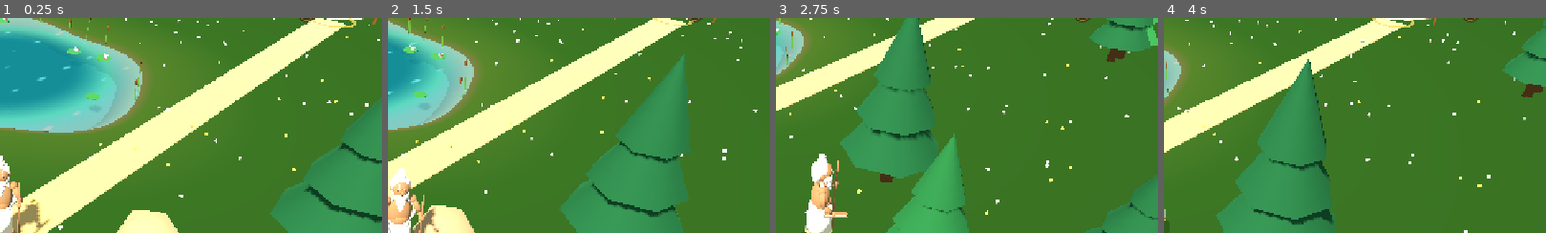
Above: before the commit, frames 1-4 (left to right).
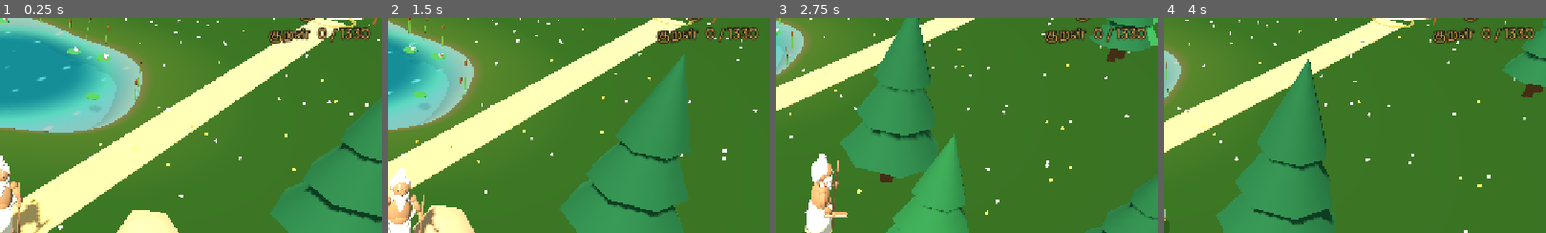
Above: after the commit, the same moments.

Repository: adhavan18/valluvar-pond
Game: Godot game, scene res://main.tscn
The game is run twice, just before and just after one commit, with the same random seed, the same clock (stepped at 60 frames per second) and the same inputs.
Inputs (mouse positions are % of the whole screen's width and height, from its top left):
- Up to frame 1 (0.25 s): no input
- Up to frame 2 (1.5 s): tap Enter at 0.5, 1.35 s; move the mouse to (72, 45) at 0.52 s; hold Right (ui_right) 0.53-1.28 s; tap E at 0.6 s; click (72, 45) at 0.67 s; tap Space at 0.77 s; move the mouse to (30, 55) at 1.27 s; hold Down (ui_down) from 1.28 s (still down)
- Up to frame 3 (2.75 s): tap Space at 1.52 s; move the mouse to (60, 28) at 2.02 s; release Down (ui_down) at 2.03 s; hold Right (ui_right) from 2.03 s (still down); tap E at 2.1 s
- Up to frame 4 (4 s): move the mouse to (45, 70) at 2.77 s; release Right (ui_right) at 2.78 s; hold Up (ui_up) 2.78-3.53 s; tap Enter at 2.85 s; click (45, 70) at 2.92 s; tap Space at 3.02, 3.77 s; move the mouse to (80, 65) at 3.52 s; hold Left (ui_left) from 3.53 s (still down); tap E at 3.6 s
The pictures show only the part of the screen within x 50-100%, y 6-56%; the shares and areas given below are measured in that part.

The runs differ from the first frame. In frame 1, 1.1% of the frame differs, in the area x 70-97%, y 4-12%; in frame 2, 1.1%; in frame 3, 1.1%; in frame 4, 1.1%.

Commit message:
full map: bring in the pond fixes, read-aloud, phone layout and a kural count
blanks draw in every browser, the school and hut read the kural aloud, the interface
re-flows on upright phones, and completed kurals are counted across all three games.

Co-authored-by: Tamil Adhavan S K <99407456+adhavan18@users.noreply.github.com>

Diff:
--- a/project.godot
+++ b/project.godot
@@ -6,6 +6,8 @@
 config/name="Valluvar's Pond"
 config/description="Thiruvalluvar fishes for the missing words of his Kurals."
 run/main_scene="res://main.tscn"
+boot_splash/show_image=false
+boot_splash/bg_color=Color(0.106, 0.071, 0.047, 1)
 config/features=PackedStringArray("4.7", "Mobile")
 
 [display]
@@ -20,3 +22,7 @@
 renderer/rendering_method="mobile"
 anti_aliasing/quality/msaa_3d=2
 environment/defaults/default_clear_color=Color(0.62, 0.8, 0.86, 1)
+
+[audio]
+
+general/text_to_speech=true
--- a/scripts/data.gd
+++ b/scripts/data.gd
@@ -6,6 +6,8 @@
 static var word_pool: Array[String] = []
 static var wisdom := 0
 static var best_fishing := 0
+## Ids of the Kurals completed in any game.
+static var collected := {}
 
 static func load_all() -> void:
 	var f := FileAccess.open("res://data/kurals.json", FileAccess.READ)
@@ -21,12 +23,18 @@
 	if cfg.load("user://save.cfg") == OK:
 		best_fishing = int(cfg.get_value("game", "best", 0))
 		wisdom = int(cfg.get_value("game", "wisdom", 0))
+		for id in cfg.get_value("game", "collected", []):
+			collected[int(id)] = true
 
 static func save() -> void:
 	var cfg := ConfigFile.new()
 	cfg.set_value("game", "best", best_fishing)
 	cfg.set_value("game", "wisdom", wisdom)
+	cfg.set_value("game", "collected", collected.keys())
 	cfg.save("user://save.cfg")
+
+static func collect(k: Dictionary) -> void:
+	collected[int(k["id"])] = true
 
 ## The words of a line, without punctuation.
 static func words(line: String) -> Array[String]:
--- a/scripts/fish.gd
+++ b/scripts/fish.gd
@@ -6,6 +6,9 @@
 enum State { WANDER, CHASE, BITING, FLEE, CAUGHT }
 
 const DEPTH := World.WATER_Y - 0.13
+
+## Words grow when the camera stands further back (upright phones), so they stay readable.
+static var label_boost := 1.0
 
 var word := ""
 var golden := false
@@ -110,6 +113,7 @@
 
 func _process(delta: float) -> void:
 	_t += delta
+	label.pixel_size = 0.0058 * label_boost
 	if state == State.CAUGHT:
 		_tail.rotation.y = sin(_t * 30.0) * 0.7
 		return
--- a/scripts/fishing.gd
+++ b/scripts/fishing.gd
@@ -9,8 +9,8 @@
 
 enum State { MENU, IDLE, CASTING, WAITING, BITE, LANDING, OVER }
 
-const START_TIME := 60.0
-const MAX_TIME := 75.0
+const START_TIME := 75.0
+const MAX_TIME := 90.0
 const FISH_COUNT := 5
 const FISH_COLORS := [Color(0.95, 0.52, 0.2), Color(0.96, 0.93, 0.88), Color(0.86, 0.26, 0.2), Color(0.98, 0.72, 0.3), Color(0.9, 0.6, 0.5)]
 
@@ -217,7 +217,7 @@
 		fishes.append(f)
 
 func _fish_speed() -> float:
-	return (1.05 + minf(streak, 12) * 0.11) * (1.5 if storm else 1.0)
+	return (0.85 + minf(streak, 12) * 0.09) * (1.5 if storm else 1.0)
 
 func _set_storm(on: bool) -> void:
 	rain.emitting = on
@@ -302,6 +302,8 @@
 func _hook() -> void:
 	var f := biter
 	biter = null
+	if f != golden:
+		Sfx.say(f.word)   # hear the word that was hooked, right or wrong
 	valluvar.strike()
 	if f == golden:
 		_land(f, true)
@@ -356,10 +358,13 @@
 		return
 	streak += 1
 	caught += 1
+	# Then the whole Kural, now complete.
+	Sfx.say(", ".join(Data.lines_of(q_kural)), false)
 	var gain := (10 + 2 * mini(streak, 10)) * (2 if storm else 1)
 	score += gain
 	Data.wisdom += gain
-	time_left = minf(MAX_TIME, time_left + 6.0)
+	Data.collect(q_kural)
+	time_left = minf(MAX_TIME, time_left + 8.0)
 	hud.set_score(score, streak)
 	hud.show_kural(q_lines, q_line, q_index, true, str(q_kural["en"]), "Kural %d · %s" % [int(q_kural["id"]), str(q_kural["chTa"])])
 	hud.banner("%s  +%d" % [answer, gain])
@@ -465,7 +470,7 @@
 	if golden:
 		all.append(golden)
 	for f in all:
-		if f.state == Fish.State.WANDER and f.position.distance_to(bobber.position) < 2.5:
+		if f.state == Fish.State.WANDER and f.position.distance_to(bobber.position) < 2.9:
 			f.chase(bobber.position)
 		if f.state == Fish.State.CHASE and Vector2(f.position.x - bobber.position.x, f.position.z - bobber.position.z).length() < 0.42:
 			_bite(f, all)
@@ -478,7 +483,7 @@
 	for other in all:
 		if other != f:
 			other.lose_interest()
-	bite_timer = maxf(0.5, 1.15 - streak * 0.05) * (0.85 if storm else 1.0)
+	bite_timer = maxf(0.8, 1.7 - streak * 0.06) * (0.85 if storm else 1.0)
 	_ripple(bobber.position)
 	hud.prompt("TAP TO HOOK!", true)
 	Sfx.play("bite")
--- a/scripts/hud.gd
+++ b/scripts/hud.gd
@@ -156,7 +156,7 @@
 	_leave.set_anchors_preset(Control.PRESET_TOP_RIGHT)
 	_leave.grow_horizontal = Control.GROW_DIRECTION_BEGIN
 	_leave.offset_right = -20
-	_leave.offset_top = 58
+	_leave.offset_top = 100
 	_leave.pressed.connect(func() -> void: leave_pressed.emit())
 	root.add_child(_leave)
 	# What Valluvar can do where he stands ("Sit and fish").
@@ -230,7 +230,7 @@
 		for wi in words.size():
 			var w: String = words[wi]
 			if li == blank_line and wi == blank_index:
-				parts.append("[color=#a4262c][b]%s[/b][/color]" % w if solved else "[color=#a4262c]＿＿＿＿[/color]")
+				parts.append("[color=#a4262c][b]%s[/b][/color]" % w if solved else "[color=#a4262c]______[/color]")
 			else:
 				parts.append(w)
 		out.append(" ".join(parts))
@@ -317,8 +317,36 @@
 		_action.visible = false
 
 func set_wisdom(n: int) -> void:
-	_wisdom.text = "ஞானம்  %d" % n
+	_wisdom.text = "ஞானம்  %d\nகுறள்  %d / %d" % [n, Data.collected.size(), Data.kurals.size()]
 
 func set_action(text: String) -> void:
 	_action.visible = text != ""
 	_action.text = text
+
+## The fishing-only build has no "leave" button: there is nowhere else to go.
+func hide_leave() -> void:
+	_leave.visible = false
+
+var _fit_w := -1.0
+
+## Re-flows the display for the width available (in interface units): on a narrow, upright
+## phone the leaf shrinks to fit, the couplet wraps at a smaller size, and the hearts, score
+## and wisdom move below the leaf instead of beside it.
+func fit(w: float) -> void:
+	if is_equal_approx(w, _fit_w):
+		return
+	_fit_w = w
+	var narrow := w < 900.0
+	var leaf_w := minf(760.0, w - 24.0)
+	_leaf.custom_minimum_size.x = leaf_w
+	_meaning.custom_minimum_size.x = leaf_w - 70.0
+	_couplet.autowrap_mode = TextServer.AUTOWRAP_WORD_SMART if narrow else TextServer.AUTOWRAP_OFF
+	_couplet.custom_minimum_size.x = leaf_w - 70.0 if narrow else 0.0
+	var size := 24 if narrow else 30
+	_couplet.add_theme_font_size_override("normal_font_size", size)
+	_couplet.add_theme_font_size_override("bold_font_size", size)
+	_panel.custom_minimum_size.x = minf(560.0, w - 30.0)
+	_panel_body.custom_minimum_size.x = minf(500.0, w - 90.0)
+	_stats.position.y = 250.0 if narrow else 18.0
+	_wisdom.offset_top = 250.0 if narrow else 16.0
+	_leave.offset_top = _wisdom.offset_top + 84.0
--- a/scripts/main.gd
+++ b/scripts/main.gd
@@ -28,6 +28,7 @@
 var _hint_time := 6.0
 var _shot_path := ""
 var _t := 0.0
+var _back := 1.0   # how far the pond camera steps back on narrow screens
 var bright := 1.0   # scales the storm lighting on the Compatibility renderer
 
 func _ready() -> void:
@@ -44,6 +45,7 @@
 	mini = Minigames.new()
 	add_child(mini)
 	mini.setup(hud.tamil, hud.latin)
+	DisplayServer.tts_get_voices()   # wakes the voice list early, ready for the first word
 
 	hud.start_pressed.connect(func() -> void:
 		Sfx.play("click")
@@ -175,7 +177,7 @@
 		player.visible = false
 		seated.visible = true
 		hud.set_mode("fishing")
-		var goal := Transform3D(Basis(), POND_CAM).looking_at(POND_LOOK, Vector3.UP)
+		var goal := Transform3D(Basis(), POND_LOOK + (POND_CAM - POND_LOOK) * _back).looking_at(POND_LOOK, Vector3.UP)
 		if _cam_tween:
 			_cam_tween.kill()
 		_cam_tween = create_tween()
@@ -211,6 +213,19 @@
 	elif event is InputEventKey and event.pressed and not event.echo:
 		if near != "" and event.keycode in [KEY_E, KEY_ENTER, KEY_SPACE]:
 			_enter(near)
+
+## Upright phones: enlarge the interface so text stays readable, re-flow it, and widen the pond view.
+func _fit_screen() -> void:
+	var size := get_viewport().get_visible_rect().size
+	var aspect := size.x / maxf(size.y, 1.0)
+	var ui := clampf(1.5 / aspect, 1.0, 2.2)
+	if absf(get_window().content_scale_factor - ui) > 0.01:
+		get_window().content_scale_factor = ui
+	var w := get_viewport().get_visible_rect().size.x
+	hud.fit(w)
+	mini.fit(w)
+	_back = clampf(1.98 / aspect, 1.0, 2.7)
+	Fish.label_boost = lerpf(1.0, _back, 0.75) if mode == Mode.FISHING else 1.0
 
 ## A small ring where the ground was tapped.
 func _tap_mark(at: Vector3) -> void:
@@ -231,6 +246,7 @@
 
 func _process(delta: float) -> void:
 	_t += delta
+	_fit_screen()
 	hud.set_wisdom(Data.wisdom)
 	for id: String in markers:
 		var node: MeshInstance3D = markers[id]
--- a/scripts/minigames.gd
+++ b/scripts/minigames.gd
@@ -26,6 +26,7 @@
 var _tiles: HFlowContainer
 var _status: Label
 var _again: Button
+var _panel: PanelContainer
 
 var kind := ""
 var round_no := 0
@@ -60,6 +61,7 @@
 	panel.grow_horizontal = Control.GROW_DIRECTION_BOTH
 	panel.grow_vertical = Control.GROW_DIRECTION_BOTH
 	panel.custom_minimum_size = Vector2(860, 0)
+	_panel = panel
 	_root.add_child(panel)
 	var pad := MarginContainer.new()
 	for side in ["left", "right"]:
@@ -154,6 +156,16 @@
 	b.add_theme_stylebox_override("disabled", _box(color, 14, Color(0.55, 0.38, 0.16, 0.3), 2))
 	b.add_theme_stylebox_override("focus", StyleBoxEmpty.new())
 
+## Fits the panel to the width available (interface units), for upright phones.
+func fit(w: float) -> void:
+	var pw := minf(860.0, w - 20.0)
+	_panel.custom_minimum_size.x = pw
+	_verse.custom_minimum_size.x = pw - 80.0
+	_meaning.custom_minimum_size.x = pw - 80.0
+	var size := 24 if w < 900.0 else 30
+	_verse.add_theme_font_size_override("normal_font_size", size)
+	_verse.add_theme_font_size_override("bold_font_size", size)
+
 func _clear(box: Node) -> void:
 	for c in box.get_children():
 		c.queue_free()
@@ -203,6 +215,9 @@
 
 func _gain(points: int) -> void:
 	right += 1
+	Data.collect(k)
+	# Hear the whole Kural, now complete.
+	Sfx.say(", ".join(Data.lines_of(k)))
 	earned += points
 	Data.wisdom += points
 
@@ -210,7 +225,7 @@
 
 func _school_round() -> void:
 	var lines := Data.lines_of(k)
-	_verse.text = "[center]%s\n[color=#a4262c]＿＿＿＿＿＿＿＿[/color][/center]" % lines[0]
+	_verse.text = "[center]%s\n[color=#a4262c]__________[/color][/center]" % lines[0]
 	var choices: Array[String] = [lines[1]]
 	while choices.size() < 3:
 		var other: Dictionary = Data.kurals[rng.randi() % Data.kurals.size()]
@@ -267,7 +282,7 @@
 	var a: Array[String] = []
 	var b: Array[String] = []
 	for i in expected.size():
-		var w := expected[i] if i < placed else "[color=#b9a57e]＿＿[/color]"
+		var w := expected[i] if i < placed else "[color=#b9a57e]____[/color]"
 		if i < first_len:
 			a.append(w)
 		else:
@@ -281,6 +296,8 @@
 		placed += 1
 		b.queue_free()
 		Sfx.play("click", 1.0 + placed * 0.06)
+		if placed < expected.size():
+			Sfx.say(w)   # each word is spoken as it is written
 		_show_written()
 		if placed == expected.size():
 			busy = true
--- a/scripts/sfx.gd
+++ b/scripts/sfx.gd
@@ -163,3 +163,22 @@
 		var edge := minf(1.0, minf(t, 1.0 - t) * 12.0)
 		b[i] = (a * 1.6 + c * 0.12 * (0.6 + 0.4 * sin(TAU * t * 3.0))) * edge
 	return b
+
+# ---------- speech: the device's own Tamil voice ----------
+
+static var _voice := ""
+
+## Reads Tamil text aloud with the device's Tamil voice, if it has one. Browsers load their
+## voices a moment after the page opens, so the list is asked for again until a voice turns up.
+## Where the device has no Tamil voice, nothing is said.
+static func say(text: String, interrupt: bool = true) -> void:
+	if inst == null or inst.muted:
+		return
+	if _voice == "":
+		for v: Dictionary in DisplayServer.tts_get_voices():
+			if str(v.get("language", "")).to_lower().begins_with("ta"):
+				_voice = str(v.get("id", ""))
+				break
+	if _voice == "":
+		return
+	DisplayServer.tts_speak(text, _voice, 90, 1.0, 0.85, 0, interrupt)
Binary file added: docs/catch.png
Binary file added: docs/pond.png
Binary file added: docs/start.png
Not shown, changed: export_presets.cfg
